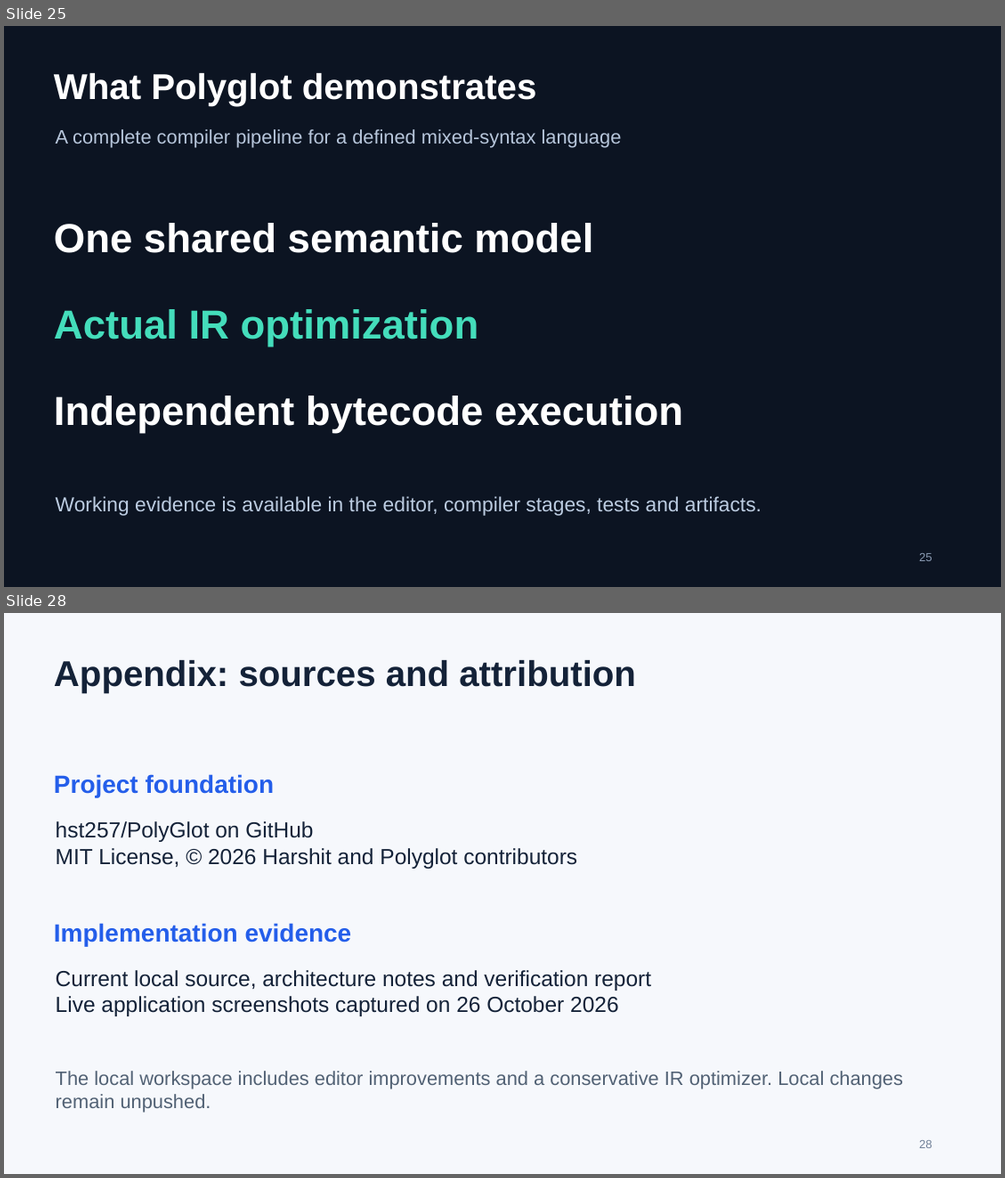
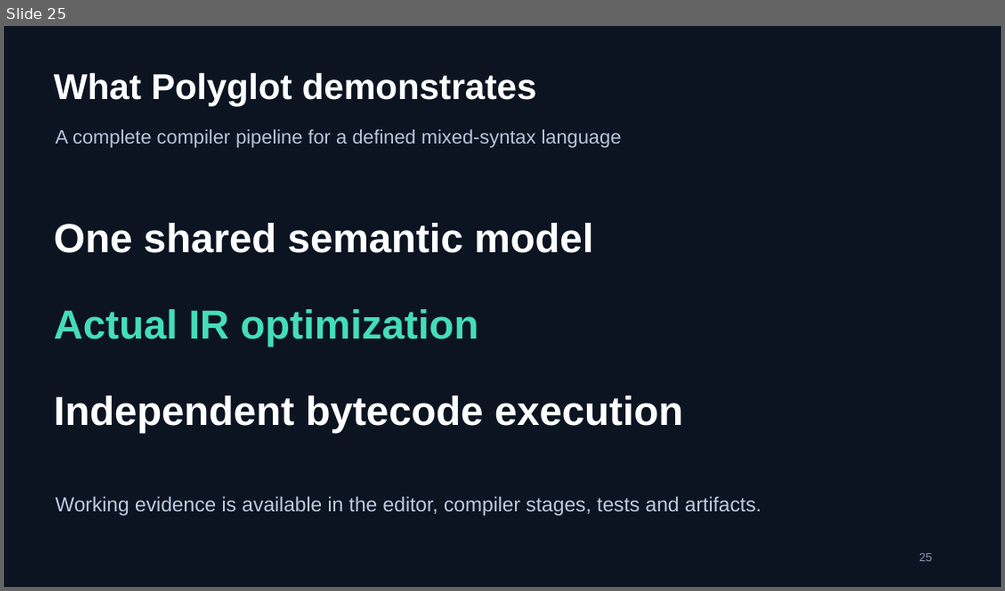
Before and after one commit to hst257/PolyGlot, a slide deck: presentation/output/Polyglot_Project_Defense.pptx. Shown one above the other, each under a label of ours: slides 25 and 28 before the commit, slide 25 after it; the slides between them are not shown. The pictures are 1005x1178 and 1005x591 pixels, drawn with LibreOffice and Linux fonts; fonts in the diff are those of the drawing. Boxes give left, top, right and bottom in pixels: in the first picture for what was removed or moved away, otherwise in the second. Text is boxed around its words. In the diff, an @@ line names an element or a change of style, - is before the commit and + after.

```diff
--- a/presentation/output/Polyglot_Project_Defense.pptx
+++ b/presentation/output/Polyglot_Project_Defense.pptx
@@ slide 28 removed at box(4, 613, 1001, 1174), background #F6F8FC @@
@@ text removed at box(54, 660, 636, 693) @@
-Appendix: sources and attribution
@@ text removed at box(54, 774, 275, 798) @@
-Project foundation
@@ text removed at box(56, 821, 577, 868) @@
-hst257/PolyGlot on GitHub
-MIT License, © 2026 Harshit and Polyglot contributors
@@ text removed at box(54, 923, 352, 946) @@
-Implementation evidence
@@ text removed at box(56, 970, 651, 1016) @@
-Current local source, architecture notes and verification report
-Live application screenshots captured on 26 October 2026
@@ text removed at box(56, 1070, 904, 1112) @@
-The local workspace includes editor improvements and a conservative IR optimizer. Local changes remain unpushed.
@@ text removed at box(919, 1140, 932, 1148) @@
-28
```
Also in this commit, not shown: 9 slides changed, 2 other slides removed, 1 other file.
